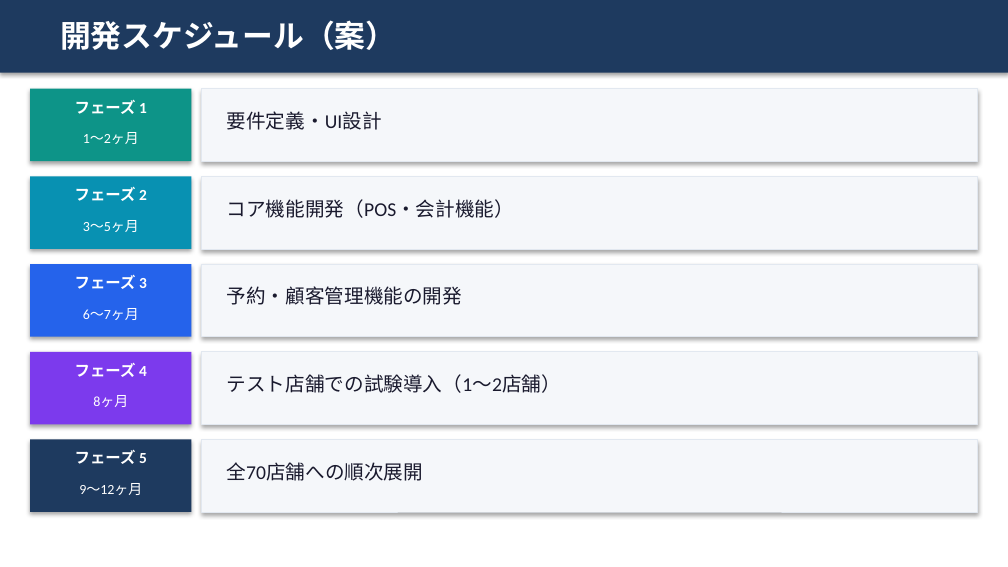
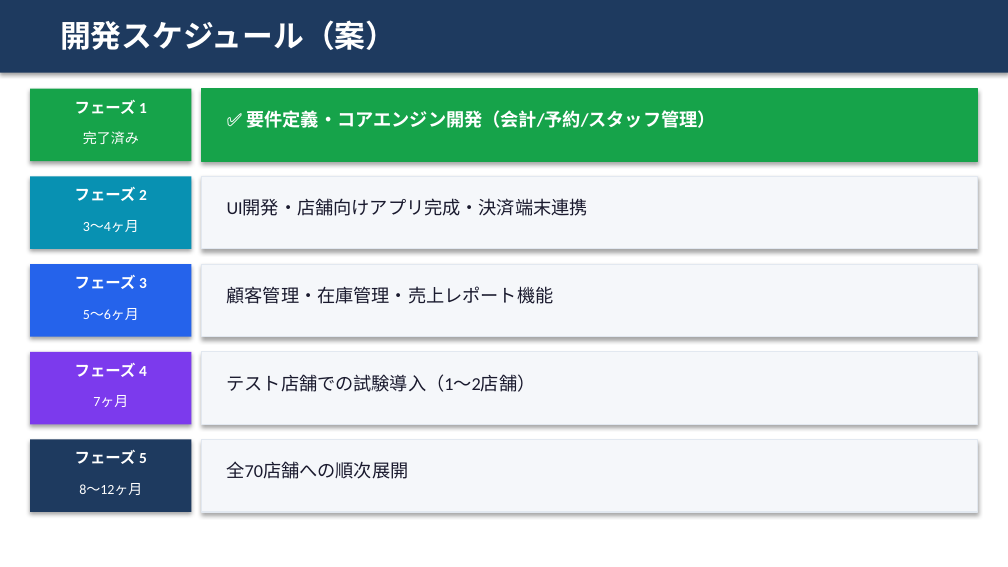
Before and after one commit to kimseungmok/salon-pos-v2, a slide deck: slide 7 of docs/proposal/salon_pos_proposal.pptx (slide 6 before the commit). Drawn at 1008x567 pixels with LibreOffice and Linux fonts; fonts in the diff are those of the drawing. Boxes give left, top, right and bottom in pixels: in the first picture for what was removed or moved away, otherwise in the second. Text is boxed around its words. In the diff, an @@ line names an element or a change of style, - is before the commit and + after.

```diff
--- a/docs/proposal/salon_pos_proposal.pptx
+++ b/docs/proposal/salon_pos_proposal.pptx
@@ rectangle at box(30, 89, 192, 161): fill #0D9488 to #16A34A @@
@@ rectangle at box(202, 89, 978, 161): fill #F5F7FA to #16A34A; outline #E2E8F0 0.5 pt to #16A34A 0.75 pt @@
@@ text at box(246, 110, 716, 128): text changed; size 14 to 13 pt; text colour #1A1A2E to #FFFFFF; bold on @@
-要件定義・UI設計
+✅ 要件定義・コアエンジン開発（会計/予約/スタッフ管理）
@@ text at box(83, 131, 139, 144): text changed @@
-1〜2ヶ月
+完了済み
@@ text at box(227, 199, 588, 216): text changed; size 14 to 13 pt @@
-コア機能開発（POS・会計機能）
+UI開発・店舗向けアプリ完成・決済端末連携
@@ text at box(83, 220, 139, 232): text changed @@
-3〜5ヶ月
+3〜4ヶ月
@@ text at box(227, 286, 554, 304): text changed; size 14 to 13 pt @@
-予約・顧客管理機能の開発
+顧客管理・在庫管理・売上レポート機能
@@ text at box(83, 308, 139, 320): text changed @@
-6〜7ヶ月
+5〜6ヶ月
@@ text "テスト店舗での試験導入（1〜2店舗）" at box(227, 374, 536, 392): size 14 to 13 pt @@
@@ text at box(93, 395, 128, 407): text changed @@
-8ヶ月
+7ヶ月
@@ outline #E2E8F0 0.5 pt to #E2E8F0 0.75 pt in 4 elements at box(202, 176, 978, 249), box(202, 264, 978, 337), box(202, 352, 978, 424), box(202, 439, 978, 512) @@
@@ text "全70店舗への順次展開" at box(227, 461, 409, 479): size 14 to 13 pt @@
@@ text at box(79, 483, 142, 495): text changed @@
-9〜12ヶ月
+8〜12ヶ月
```
Also in this commit, not shown: 7 other slides changed, 1 slide added, 1 other file.
